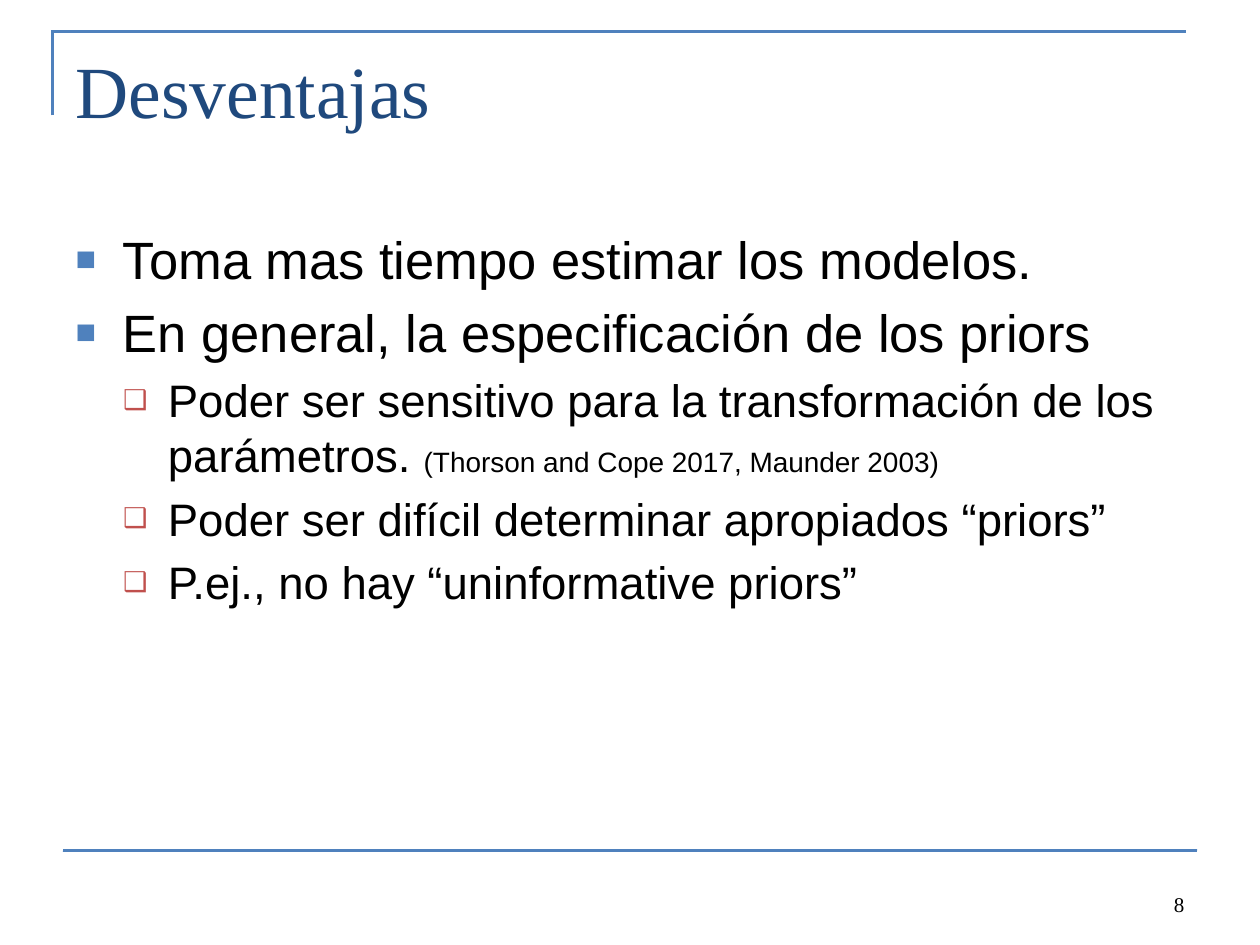
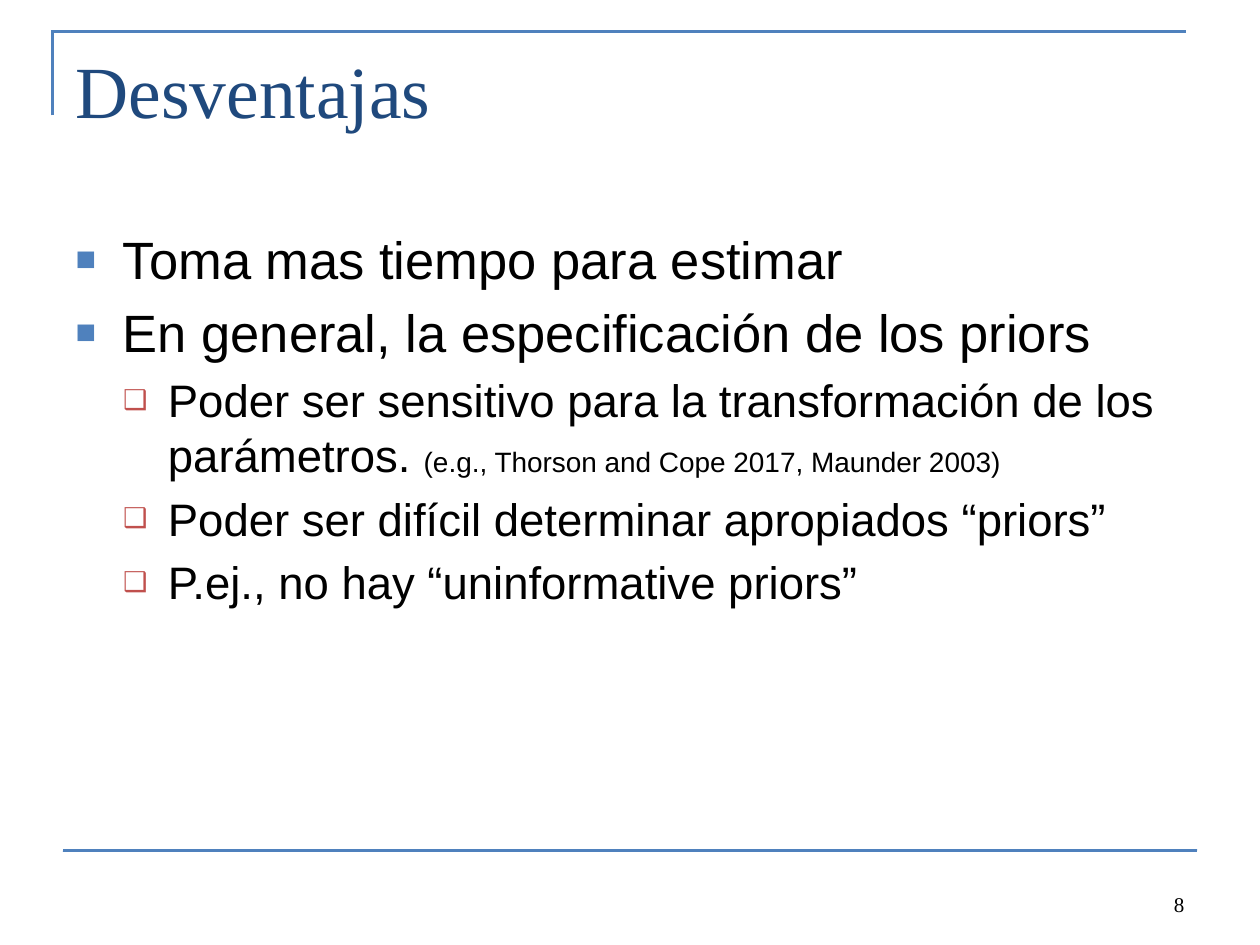
Before and after one commit to colemonnahan/bayes_workshop, a slide deck: slide 8 of dia2/lecture2_bayes.pptx. Drawn at 1260x945 pixels with LibreOffice and Linux fonts; fonts in the diff are those of the drawing. Boxes give left, top, right and bottom in pixels: in the first picture for what was removed or moved away, otherwise in the second. Text is boxed around its words. In the diff, an @@ line names an element or a change of style, - is before the commit and + after.

```diff
--- a/dia2/lecture2_bayes.pptx
+++ b/dia2/lecture2_bayes.pptx
@@ text at bbox=[123, 241, 843, 290]: text changed @@
-■ Toma mas tiempo estimar los modelos.
+■ Toma mas tiempo para estimar
@@ text at bbox=[168, 383, 1154, 481]: text changed @@
-  ❑ Poder ser sensitivo para la transformación de los parámetros. (Thorson and Cope 2017, Maunder 2003)
+  ❑ Poder ser sensitivo para la transformación de los parámetros. (e.g., Thorson and Cope 2017, Maunder 2003)
```
Also in this commit, not shown: 9 other slides changed, 4 other files.
